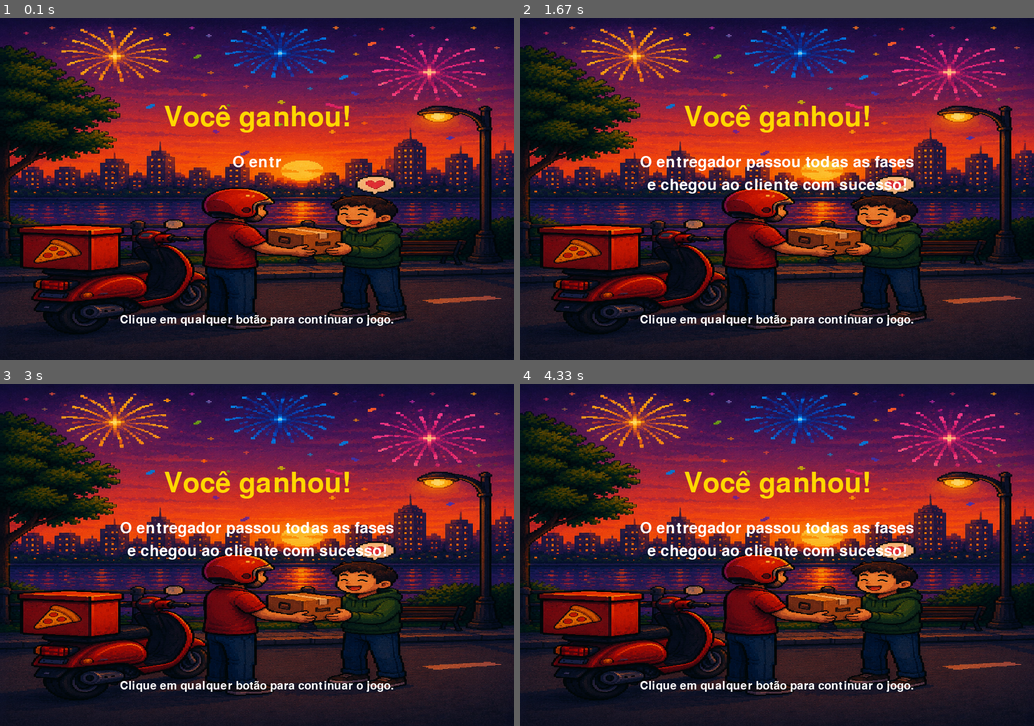
Above: before the commit, frames 1-4 (two rows, left to right).
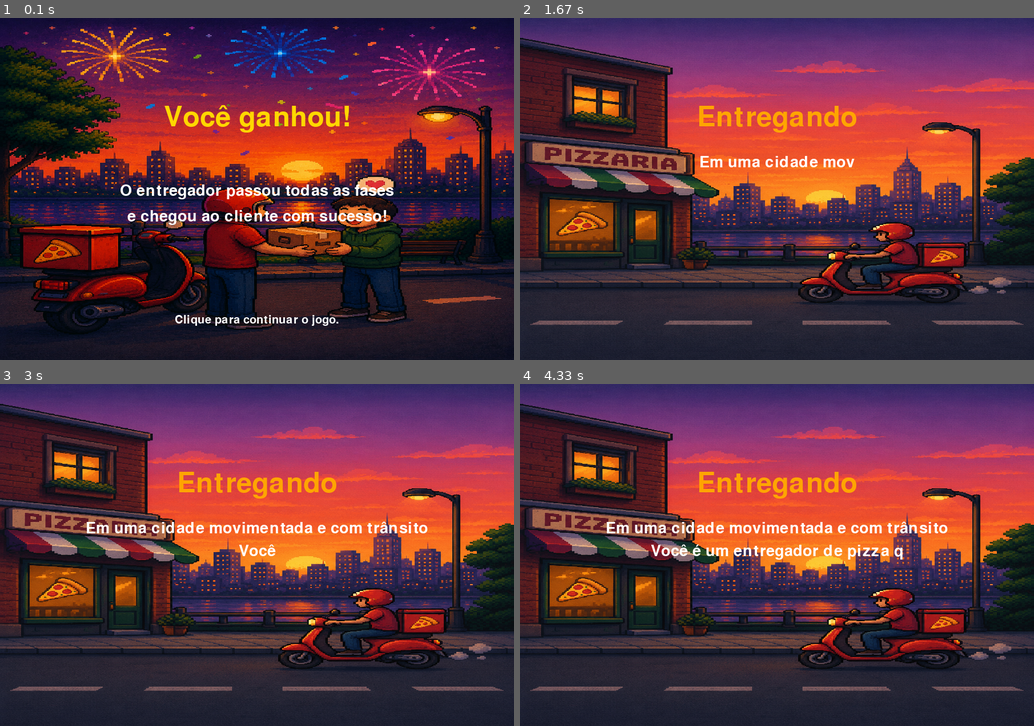
Above: after the commit, the same moments.

Repository: julienyinsper/PygameCERTO
Game: pygame game, started from ganhou.py
Two runs of this game, one before a commit and one after it. Both use one fixed random seed, a clock stepped at 60 frames per second and the inputs below.
Inputs:
- Up to frame 1 (0.1 s): no input
- Up to frame 2 (1.67 s): hold Right 0.33-0.8 s
- Up to frame 3 (3 s): no input
- Up to frame 4 (4.33 s): no input

The runs differ from the first frame. In frame 1, 2.4% of the frame differs, in the area x 23-77%, y 40-90%; in frame 2, 79%, in the area x 0-100%, y 0-100%; in frame 3, 78%; in frame 4, 78%.

Commit message:
Corrigindo telas fase1

Diff:
--- a/fase1.py
+++ b/fase1.py
@@ -1,35 +1,8 @@
-
 import pygame
 import random
 import sys
-
-
-def mostrar_derrota(window, WIDTH, HEIGHT, background):
-    fonte_titulo = pygame.font.SysFont(None, 72)
-    fonte_texto = pygame.font.SysFont(None, 36)
-
-    titulo = fonte_titulo.render("Você perdeu!", True, (255, 165, 0))
-    msg1 = fonte_texto.render("Um carro te atingiu.", True, (255, 255, 255))
-    msg2 = fonte_texto.render(
-        "Pressione qualquer tecla ou clique para continuar.",
-        True,
-        (255, 255, 255)
-    )
-
-    window.blit(background, (0, 0))
-    window.blit(titulo, (WIDTH // 2 - titulo.get_width() // 2, HEIGHT // 4))
-    window.blit(msg1, (WIDTH // 2 - msg1.get_width() // 2, HEIGHT // 2))
-    window.blit(msg2, (WIDTH // 2 - msg2.get_width() // 2, HEIGHT // 2 + 50))
-    pygame.display.flip()
-
-    esperando = True
-    while esperando:
-        for event in pygame.event.get():
-            if event.type == pygame.QUIT:
-                pygame.quit()
-                sys.exit()
-            if event.type in (pygame.KEYDOWN, pygame.MOUSEBUTTONDOWN):
-                esperando = False
+from perdeu import perdeu
+from tela_prox_nivel import tela_prox_nivel
 
 
 def fase1():
@@ -37,31 +10,30 @@
 
     try:
         pygame.mixer.init()
-
-        # Música de fundo da fase
-        pygame.mixer.music.load("Assets/Sons/Trilhasonora.mp3")
-        pygame.mixer.music.set_volume(0.3)
-        pygame.mixer.music.play(-1)
-
-        # Som de começo da fase: "Let's go"
-        som_comeco = pygame.mixer.Sound("Assets/Sons/Comeco.mp3")
-        som_comeco.set_volume(0.8)
-        som_comeco.play()
-
-        # Som de game over
-        som_gameover = pygame.mixer.Sound("Assets/Sons/Gameover.mp3")
-        som_gameover.set_volume(0.8)
-
     except:
-        som_comeco = None
-        som_gameover = None
-
+        pass
 
     WIDTH, HEIGHT = 900, 600
     window = pygame.display.set_mode((WIDTH, HEIGHT))
     pygame.display.set_caption("Entregando")
     clock = pygame.time.Clock()
     FPS = 30
+
+    # Música de fundo
+    try:
+        pygame.mixer.music.load("Assets/Sons/Trilhasonora.mp3")
+        pygame.mixer.music.set_volume(0.3)
+        pygame.mixer.music.play(-1)
+    except:
+        pass
+
+    # Som de começo da fase
+    try:
+        som_comeco = pygame.mixer.Sound("Assets/Sons/Comeco.mp3")
+        som_comeco.set_volume(0.8)
+        som_comeco.play()
+    except:
+        pass
 
     # Fundo fixo
     imagem_fundo = pygame.image.load("Assets/Imagens/Rua.png").convert()
@@ -87,7 +59,7 @@
     cliente_rect = imagem_cliente.get_rect()
     cliente_rect.midtop = (ROAD_CENTER, 10)
 
-    # Área de entrega pequena
+    # Área de entrega
     zona_entrega = pygame.Rect(ROAD_CENTER - 45, 0, 90, 85)
 
     # Entregador
@@ -162,7 +134,6 @@
         all_cars.add(carro)
 
     game = True
-    resultado = 0
 
     while game:
         clock.tick(FPS)
@@ -172,7 +143,6 @@
                 pygame.quit()
                 sys.exit()
 
-        # Movimento contínuo pelo teclado
         teclas = pygame.key.get_pressed()
         jogador.speedx = 0
         jogador.speedy = 0
@@ -190,21 +160,18 @@
 
         # Colisão com carros: derrota
         if pygame.sprite.spritecollide(jogador, all_cars, False, pygame.sprite.collide_mask):
-            pygame.mixer.music.stop()
+            try:
+                pygame.mixer.music.stop()
+            except:
+                pass
 
-            if som_gameover:
-                som_gameover.play()
-
-            mostrar_derrota(window, WIDTH, HEIGHT, imagem_fundo)
-            resultado = 0
-            game = False
-            continue
+            perdeu()
+            return 0
 
         # Vitória: quando o jogador toca no cliente / zona de entrega
         if jogador.rect.colliderect(zona_entrega):
-            resultado = 3
-            game = False
-            continue
+            tela_prox_nivel()
+            return 1
 
         # Desenho
         window.blit(imagem_fundo, (0, 0))
@@ -212,8 +179,7 @@
         all_sprites.draw(window)
         pygame.display.flip()
 
-    pygame.quit()
-    return resultado
+    return 0
 
 
 if __name__ == "__main__":
--- a/ganhou.py
+++ b/ganhou.py
@@ -1,194 +1,83 @@
 import pygame
-import random
-import time
+import sys
 
 pygame.init()
-pygame.mixer.init()
 
-# Gera tela principal
+try:
+    pygame.mixer.init()
+except:
+    pass
+
+# Tela
 WIDTH = 900
 HEIGHT = 600
 window = pygame.display.set_mode((WIDTH, HEIGHT))
 pygame.display.set_caption("Entregando")
-
 clock = pygame.time.Clock()
 
-# Carrega imagem de fundo
-imagem_fundo = pygame.image.load('Assets/Imagens/Ganhou.png').convert()
+# Fundo
+imagem_fundo = pygame.image.load("Assets/Imagens/Ganhou.png").convert()
 imagem_fundo = pygame.transform.scale(imagem_fundo, (WIDTH, HEIGHT))
 
 # Sons
-som_ganhou = pygame.mixer.Sound("Assets/Sons/Ganhou.mp3")
+try:
+    som_ganhou = pygame.mixer.Sound("Assets/Sons/Ganhou.mp3")
+except:
+    som_ganhou = None
+
 musica_fundo = "Assets/Sons/Telainicio.mp3"
 
 
-# Função para mostrar a tela de vitória
-def entrega_concluida():
+def desenhar_tela():
+    window.blit(imagem_fundo, (0, 0))
 
-    # TOCA O SOM DE VITÓRIA
-    som_ganhou.play()
-
-    # Marca o tempo inicial
-    tempo_inicio = pygame.time.get_ticks()
-
-    # Controla se a música já começou
-    musica_iniciada = False
-
-    # Título
     title_font = pygame.font.SysFont(None, 72)
-    title = title_font.render("Você ganhou!", True, (255, 215, 0))
-
-    # Texto da história
     font = pygame.font.SysFont(None, 40)
-
-    acontecimento = [
-        "O entregador passou todas as fases",
-        "e chegou ao cliente com sucesso!"
-    ]
-
     font_inicio = pygame.font.SysFont(None, 30)
 
-    inicio = font_inicio.render(
-        "Clique em qualquer botão para continuar o jogo.",
-        True,
-        (255, 255, 255)
-    )
+    title = title_font.render("Você ganhou!", True, (255, 215, 0))
+    linha1 = font.render("O entregador passou todas as fases", True, (255, 255, 255))
+    linha2 = font.render("e chegou ao cliente com sucesso!", True, (255, 255, 255))
+    inicio = font_inicio.render("Clique para continuar o jogo.", True, (255, 255, 255))
 
-    # Texto animado
-    for i, line in enumerate(acontecimento):
+    window.blit(title, (WIDTH // 2 - title.get_width() // 2, HEIGHT // 4))
+    window.blit(linha1, (WIDTH // 2 - linha1.get_width() // 2, HEIGHT // 2 - 10))
+    window.blit(linha2, (WIDTH // 2 - linha2.get_width() // 2, HEIGHT // 2 + 35))
+    window.blit(inicio, (WIDTH // 2 - inicio.get_width() // 2, HEIGHT - 80))
 
-        rendered_line = ""
+    pygame.display.flip()
 
-        for char in line:
 
-            rendered_line += char
+def ganhou():
+    if som_ganhou is not None:
+        som_ganhou.play()
 
-            text = font.render(
-                rendered_line,
-                True,
-                (255, 255, 255)
-            )
-
-            # Eventos durante animação
-            for event in pygame.event.get():
-
-                if event.type == pygame.QUIT:
-                    pygame.quit()
-                    exit()
-
-            # Começa música após 2 segundos
-            if not musica_iniciada and pygame.time.get_ticks() - tempo_inicio >= 2000:
-
-                pygame.mixer.music.load(musica_fundo)
-                pygame.mixer.music.play(-1)
-
-                musica_iniciada = True
-
-            # Fundo
-            window.blit(imagem_fundo, (0, 0))
-
-            # Título
-            window.blit(
-                title,
-                (WIDTH // 2 - title.get_width() // 2, HEIGHT // 4)
-            )
-
-            # Linhas anteriores
-            for j in range(i):
-
-                previous_text = font.render(
-                    acontecimento[j],
-                    True,
-                    (255, 255, 255)
-                )
-
-                window.blit(
-                    previous_text,
-                    (
-                        WIDTH // 2 - previous_text.get_width() // 2,
-                        HEIGHT // 3 + 40 * (j + 1)
-                    )
-                )
-
-            # Linha atual
-            window.blit(
-                text,
-                (
-                    WIDTH // 2 - text.get_width() // 2,
-                    HEIGHT // 3 + 40 * (i + 1)
-                )
-            )
-
-            # Texto inferior
-            window.blit(
-                inicio,
-                (
-                    WIDTH // 2 - inicio.get_width() // 2,
-                    HEIGHT - 80
-                )
-            )
-
-            pygame.display.flip()
-            clock.tick(60)
-
-    # Espera clique ou tecla
+    tempo_inicio = pygame.time.get_ticks()
+    musica_iniciada = False
     waiting = True
 
     while waiting:
-
         for event in pygame.event.get():
-
             if event.type == pygame.QUIT:
                 pygame.quit()
-                exit()
+                sys.exit()
 
             if event.type == pygame.KEYUP or event.type == pygame.MOUSEBUTTONUP:
                 waiting = False
 
-        # Garante que a música comece mesmo se ainda não começou
         if not musica_iniciada and pygame.time.get_ticks() - tempo_inicio >= 2000:
-
-            pygame.mixer.music.load(musica_fundo)
-            pygame.mixer.music.play(-1)
-
+            try:
+                pygame.mixer.music.load(musica_fundo)
+                pygame.mixer.music.play(-1)
+            except:
+                pass
             musica_iniciada = True
 
-        # Redesenha tela
-        window.blit(imagem_fundo, (0, 0))
-
-        window.blit(
-            title,
-            (WIDTH // 2 - title.get_width() // 2, HEIGHT // 4)
-        )
-
-        for j, linha in enumerate(acontecimento):
-
-            texto = font.render(
-                linha,
-                True,
-                (255, 255, 255)
-            )
-
-            window.blit(
-                texto,
-                (
-                    WIDTH // 2 - texto.get_width() // 2,
-                    HEIGHT // 3 + 40 * (j + 1)
-                )
-            )
-
-        window.blit(
-            inicio,
-            (
-                WIDTH // 2 - inicio.get_width() // 2,
-                HEIGHT - 80
-            )
-        )
-
-        pygame.display.flip()
+        desenhar_tela()
         clock.tick(60)
 
     import jogo
 
 
-entrega_concluida()
+if __name__ == "__main__":
+    ganhou()
--- a/jogo.py
+++ b/jogo.py
@@ -0,0 +1,22 @@
+import pygame
+import random
+import time
+pygame.init()
+pygame.mixer.init()
+
+    # Carrega a música
+pygame.mixer.music.load('Assets/Sons/Telainicio.mp3')
+
+    # Reproduz a música em loop (-1 significa repetir indefinidamente)
+pygame.mixer.music.play(-1)
+from inicio import*
+from fase1 import*
+pygame.mixer.init()
+
+    # Carrega a música
+pygame.mixer.music.load('Assets/Sons/Telainicio.mp3')
+
+    # Reproduz a música em loop (-1 significa repetir indefinidamente)
+pygame.mixer.music.play(-1)
+from tela_prox_nivel import*
+from fase3 import*
--- a/perdeu.py
+++ b/perdeu.py
@@ -2,7 +2,11 @@
 import sys
 
 pygame.init()
-pygame.mixer.init()
+
+try:
+    pygame.mixer.init()
+except:
+    pass
 
 # Tela
 WIDTH = 900
@@ -16,8 +20,13 @@
 imagem_fundo = pygame.transform.scale(imagem_fundo, (WIDTH, HEIGHT))
 
 # Sons
-som_perdeu = pygame.mixer.Sound("Assets/Sons/Perdeu.mp3")
+try:
+    som_perdeu = pygame.mixer.Sound("Assets/Sons/Perdeu.mp3")
+except:
+    som_perdeu = None
+
 musica_fundo = "Assets/Sons/Telainicio.mp3"
+
 
 def desenhar_tela():
     window.blit(imagem_fundo, (0, 0))
@@ -27,7 +36,7 @@
     font_inicio = pygame.font.SysFont(None, 30)
 
     title = title_font.render("Entrega atrasada!", True, (255, 215, 0))
-    linha2 = font.render("A entrega nao chegou ao cliente.", True, (255, 255, 255))
+    linha2 = font.render("A entrega não chegou ao cliente.", True, (255, 255, 255))
     inicio = font_inicio.render("Clique para jogar novamente.", True, (255, 255, 255))
 
     window.blit(title, (WIDTH // 2 - title.get_width() // 2, HEIGHT // 4))
@@ -36,14 +45,13 @@
 
     pygame.display.flip()
 
-def perdeu_entrega():
-    # Mostra a tela primeiro
+
+def perdeu():
     desenhar_tela()
 
-    # Toca o som de perdeu
-    som_perdeu.play()
+    if som_perdeu is not None:
+        som_perdeu.play()
 
-    # Espera 2 segundos sem travar a janela
     inicio_tempo = pygame.time.get_ticks()
     musica_iniciada = False
 
@@ -57,13 +65,17 @@
             if event.type == pygame.KEYUP or event.type == pygame.MOUSEBUTTONUP:
                 waiting = False
 
-        # Depois de 2 segundos, começa a música da tela inicial
         if not musica_iniciada and pygame.time.get_ticks() - inicio_tempo >= 2000:
-            pygame.mixer.music.load(musica_fundo)
-            pygame.mixer.music.play(-1)
+            try:
+                pygame.mixer.music.load(musica_fundo)
+                pygame.mixer.music.play(-1)
+            except:
+                pass
             musica_iniciada = True
 
         desenhar_tela()
         clock.tick(60)
 
-perdeu_entrega()
+
+if __name__ == "__main__":
+    perdeu()
--- a/tela_prox_nivel.py
+++ b/tela_prox_nivel.py
@@ -1,7 +1,12 @@
 import pygame
+import sys
 
 pygame.init()
-pygame.mixer.init()
+
+try:
+    pygame.mixer.init()
+except:
+    pass
 
 # Configuração da tela
 WIDTH = 900
@@ -10,7 +15,7 @@
 window = pygame.display.set_mode((WIDTH, HEIGHT))
 pygame.display.set_caption("Entregando")
 
-#Cores
+# Cores
 BRANCO = (255, 255, 255)
 AMARELO = (255, 215, 0)
 PRETO = (0, 0, 0)
@@ -20,17 +25,22 @@
 fundo = pygame.transform.scale(fundo, (WIDTH, HEIGHT))
 
 # Sons
-som_yay = pygame.mixer.Sound("Assets/Sons/Yay.mp3")
+try:
+    som_yay = pygame.mixer.Sound("Assets/Sons/Yay.mp3")
+except:
+    som_yay = None
+
 musica_fundo = "Assets/Sons/Telainicio.mp3"
 
-# Função tela
-def prox_nivel():
+
+def tela_prox_nivel():
     running = True
     musica_tocando = False
     tempo_inicio = pygame.time.get_ticks()
 
     # toca o yay assim que a tela abre
-    som_yay.play()
+    if som_yay is not None:
+        som_yay.play()
 
     # Fontes
     title_font = pygame.font.SysFont(None, 72)
@@ -46,7 +56,7 @@
     ]
 
     instrucao = small_font.render(
-        "Pressione qualquer tecla para continuar",
+        "Pressione qualquer tecla ou clique para continuar",
         True,
         BRANCO
     )
@@ -56,13 +66,16 @@
     while running:
         agora = pygame.time.get_ticks()
 
-        # depois de 1 segundo, inicia a música
-        if not musica_tocando and agora - tempo_inicio >= 1000:
-            pygame.mixer.music.load(musica_fundo)
-            pygame.mixer.music.play(-1)
+        # depois de 2 segundos, inicia a música
+        if not musica_tocando and agora - tempo_inicio >= 2000:
+            try:
+                pygame.mixer.music.load(musica_fundo)
+                pygame.mixer.music.play(-1)
+            except:
+                pass
             musica_tocando = True
 
-        # desenha a tela imediatamente, sem delay
+        # desenha a tela
         window.blit(fundo, (0, 0))
 
         overlay = pygame.Surface((WIDTH, HEIGHT))
@@ -92,13 +105,13 @@
         for event in pygame.event.get():
             if event.type == pygame.QUIT:
                 pygame.quit()
-                exit()
+                sys.exit()
 
             if event.type == pygame.KEYUP or event.type == pygame.MOUSEBUTTONUP:
                 running = False
 
         clock.tick(60)
 
-prox_nivel()
 
-pygame.quit()
+if __name__ == "__main__":
+    tela_prox_nivel()
